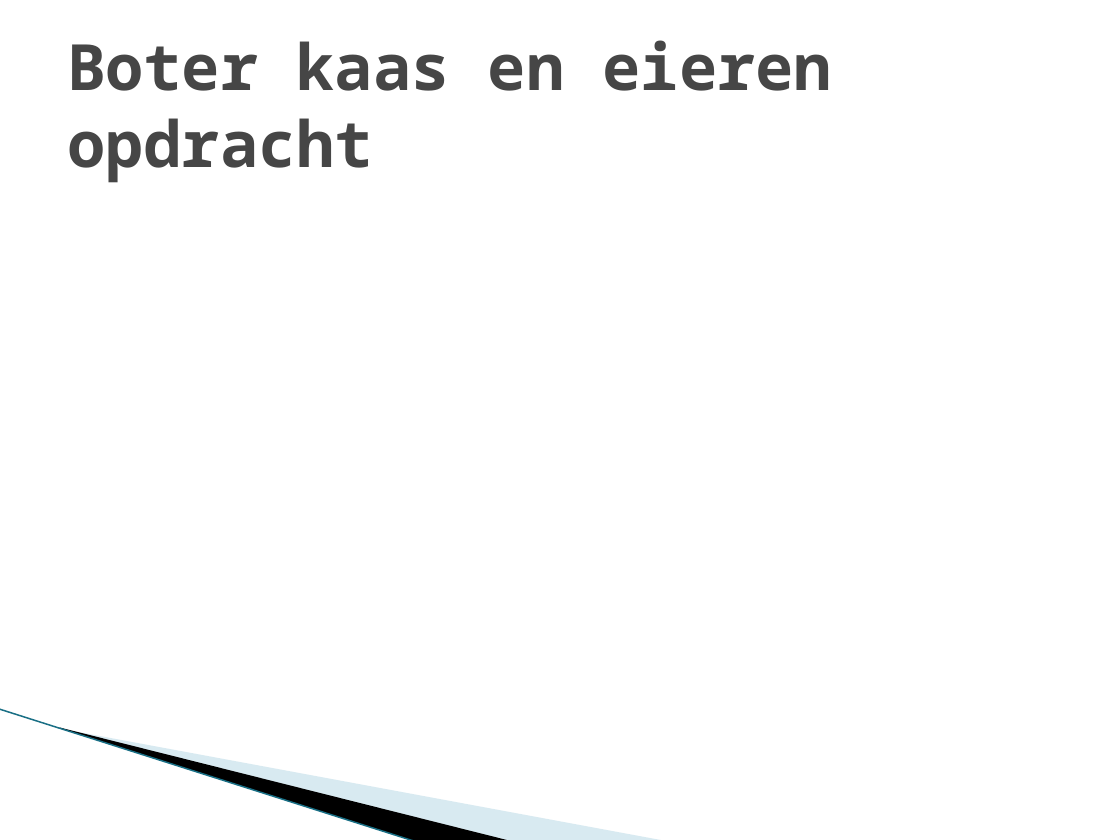
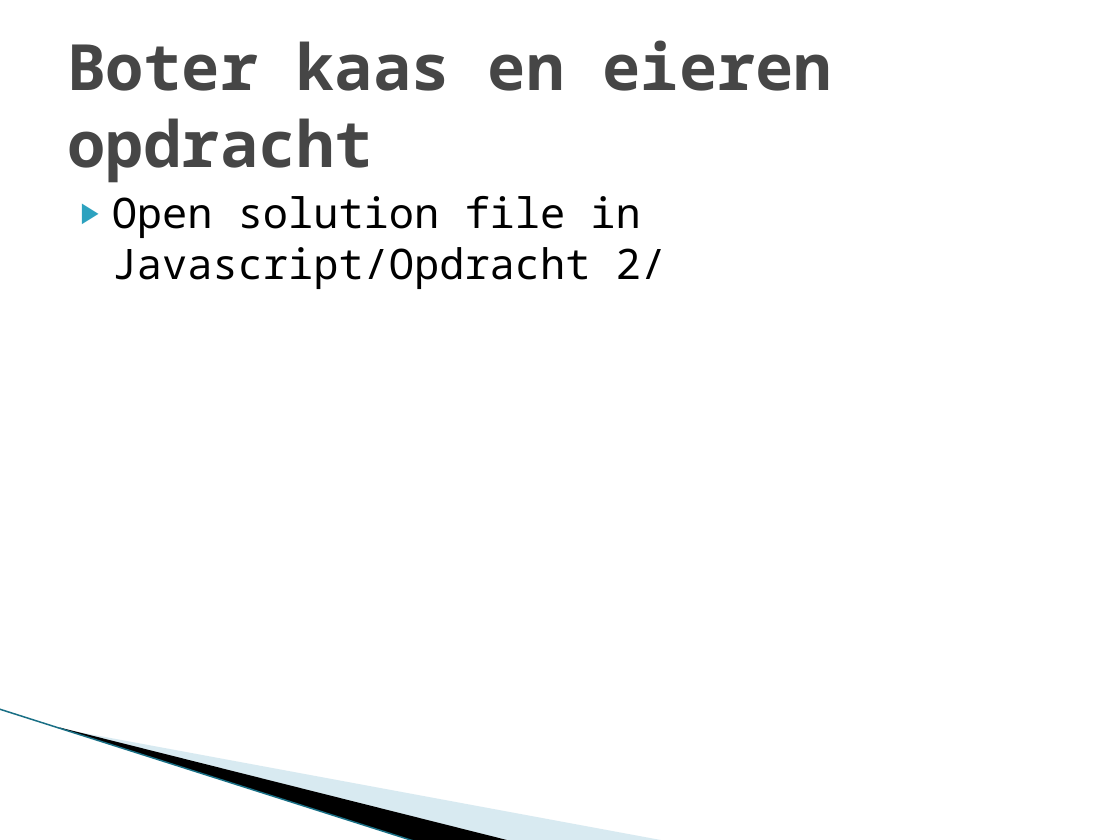
Before and after one commit to KarbonSolutions/WebCursus, a slide deck: slide 27 of Javascript/javascript.pptx (slide 26 before the commit). Drawn at 1120x840 pixels with LibreOffice and Linux fonts; fonts in the diff are those of the drawing; background and template pictures are left out. Boxes give left, top, right and bottom in pixels: in the first picture for what was removed or moved away, otherwise in the second. Text is boxed around its words. In the diff, an @@ line names an element or a change of style, - is before the commit and + after.

```diff
--- a/Javascript/javascript.pptx
+++ b/Javascript/javascript.pptx
@@ text added at bbox=[112, 196, 666, 289], 27 pt, text #000000 @@
+▶ Open solution file in Javascript/Opdracht 2/
```
Also in this commit, not shown: 1 other slide changed, 1 slide added.
